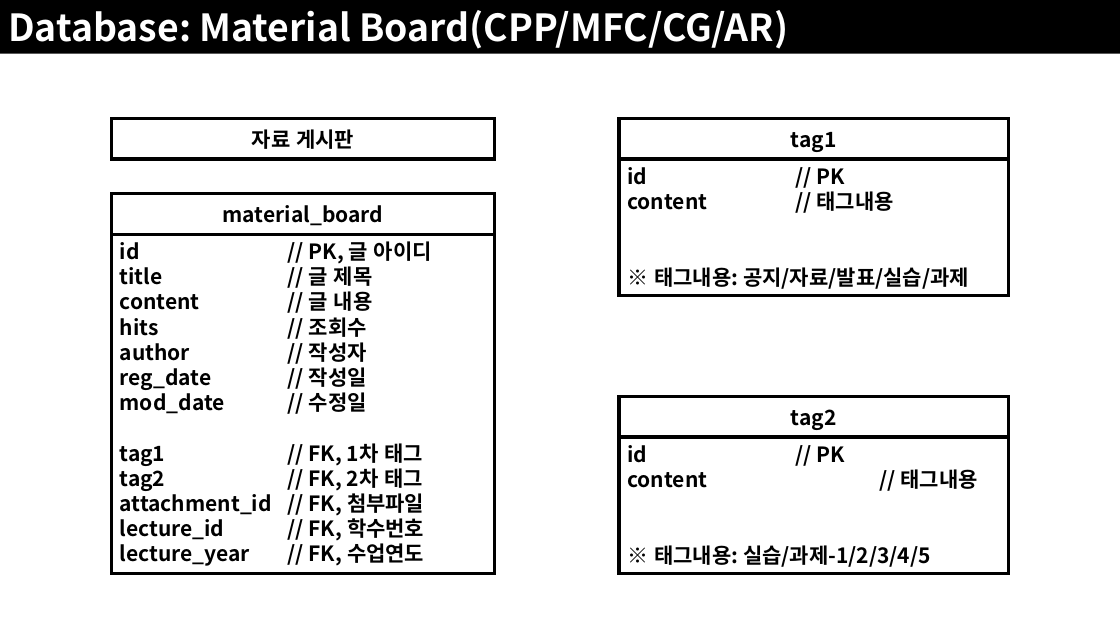
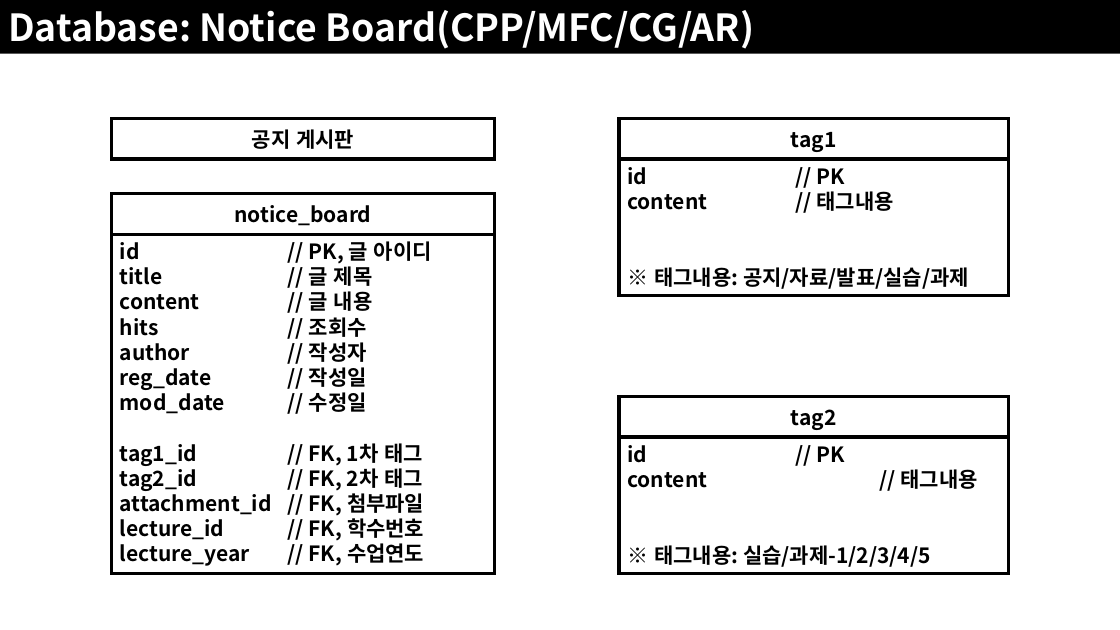
Before and after one commit to JoSihun/CGVR_Lab, a slide deck: slide 40 of documents/01_프로젝트_개발계획.pptx (slide 37 before the commit). Drawn at 1120x630 pixels with LibreOffice and Linux fonts; fonts in the diff are those of the drawing. Boxes give left, top, right and bottom in pixels: in the first picture for what was removed or moved away, otherwise in the second. Text is boxed around its words. In the diff, an @@ line names an element or a change of style, - is before the commit and + after.

```diff
--- a/documents/01_프로젝트_개발계획.pptx
+++ b/documents/01_프로젝트_개발계획.pptx
@@ text in rectangle at bbox=[8, 10, 755, 49]: text changed @@
-Database: Material Board(CPP/MFC/CG/AR)
+Database: Notice Board(CPP/MFC/CG/AR)
@@ text in rectangle at bbox=[252, 129, 354, 149]: text changed @@
-자료 게시판
+공지 게시판
@@ text in rectangle at bbox=[235, 205, 372, 226]: text changed @@
-material_board
+notice_board
@@ text in rectangle at bbox=[120, 443, 424, 490]: text changed @@
-tag1 // FK, 1차 태그
-tag2 // FK, 2차 태그
+tag1_id // FK, 1차 태그
+tag2_id // FK, 2차 태그
```
Also in this commit, not shown: 15 other slides changed, 9 slides added.
